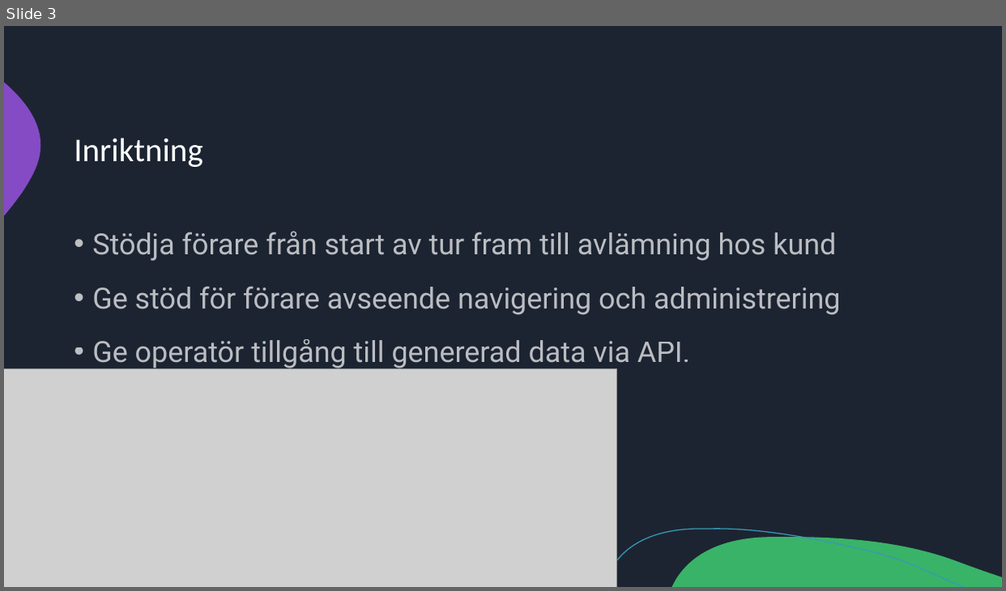
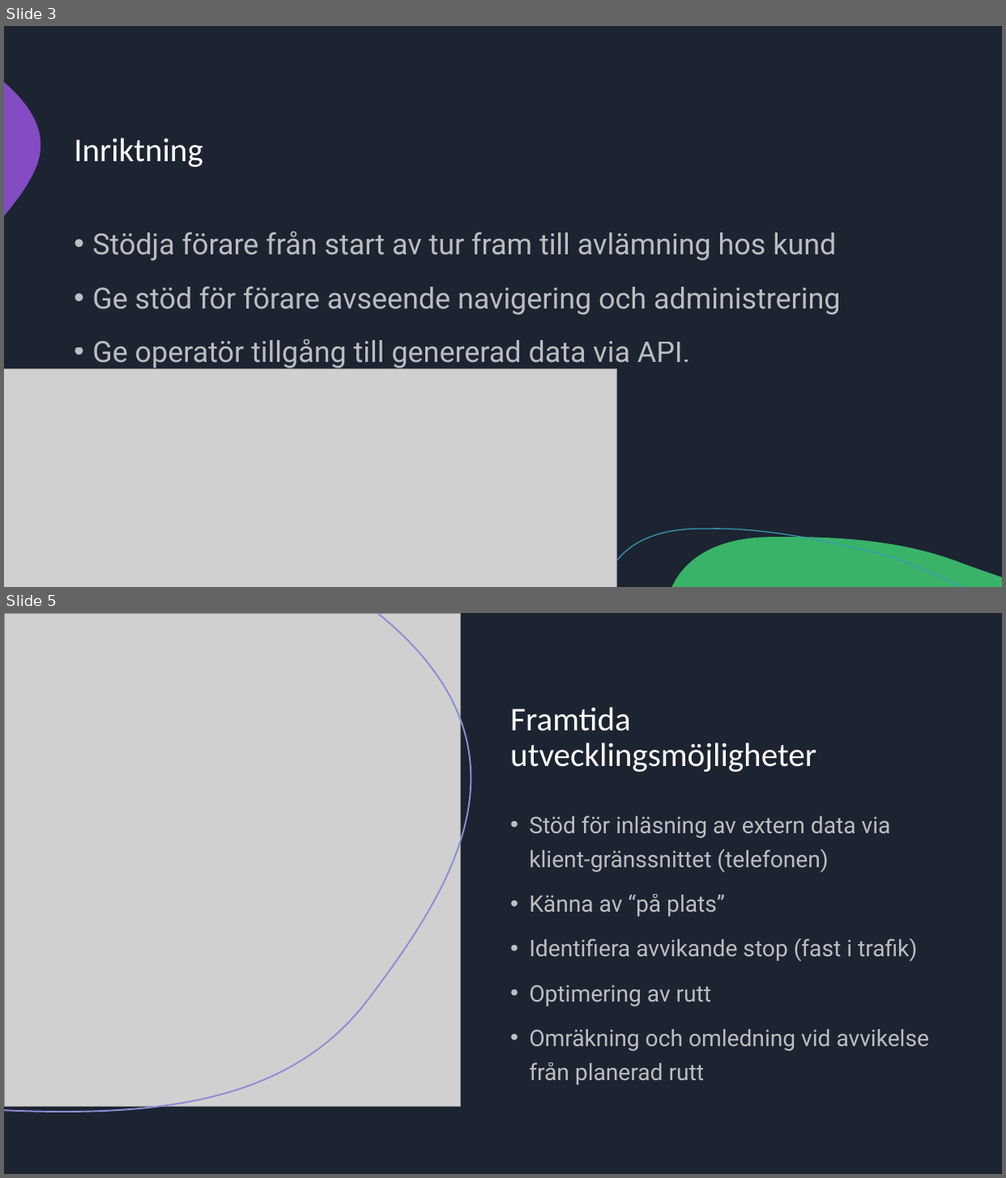
Before and after one commit to Addnode-Hackaton-2023/Team-4, a slide deck: HackAddThon 2023.pptx. Shown one above the other, each under a label of ours: slide 3 before the commit, slides 3 and 5 after it; the slides between them are not shown. The pictures are 1006x591 and 1006x1178 pixels, drawn with LibreOffice and Linux fonts; fonts in the diff are those of the drawing; grey boxes stand for pictures. Boxes give left, top, right and bottom in pixels: in the first picture for what was removed or moved away, otherwise in the second. Text is boxed around its words. In the diff, an @@ line names an element or a change of style, - is before the commit and + after.

```diff
--- a/HackAddThon 2023.pptx
+++ b/HackAddThon 2023.pptx
@@ slide 5 added at (x1=4, y1=613, x2=1002, y2=1174), background #1C2432; not listed: 3 template elements that a slide beside it also shows @@
@@ rectangle added at (x1=4, y1=613, x2=1002, y2=1174), fill #1C2432 @@
@@ picture added at (x1=4, y1=613, x2=461, y2=1106) @@
@@ freeform shape added at (x1=4, y1=613, x2=471, y2=1112), outline #908CD5 1.5 pt @@
@@ title added at (x1=510, y1=707, x2=816, y2=772), 32 pt, text #FFFFFF @@
+Framtida utvecklingsmöjligheter
@@ text added at (x1=529, y1=815, x2=930, y2=1085), 22 pt, text #FFFFFF at 70% opacity @@
+• Stöd för inläsning av extern data via klient-gränssnittet (telefonen)
+• Känna av “på plats”
+• Identifiera avvikande stop (fast i trafik)
+• Optimering av rutt
+• Omräkning och omledning vid avvikelse från planerad rutt
```
Also in this commit, not shown: 1 slide changed.
